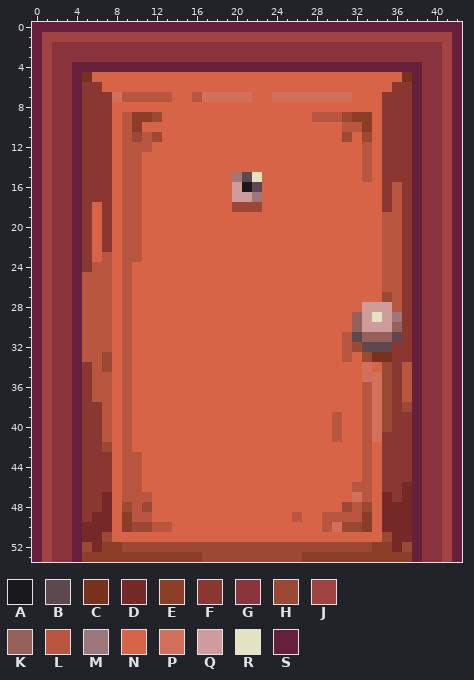
Pixel-art sprite -- assets/images/props/shared/door_ogmo.png. The picture above was drawn from the file before the commit.
The file is 43x54 pixels. Colours within 5 levels of each other are drawn and written as one.
Palette (. is transparent): A #1a181d  B #5d484e  C #77311c  D #752a27  E #8b3d28  F #893730  G #89333c  H #9b4935  J #a24343  K #98605b  L #b85640  M #9c787a  N #d76446  P #d3705a  Q #cf9c9c  R #e3e2c3  S #66203b
New version:
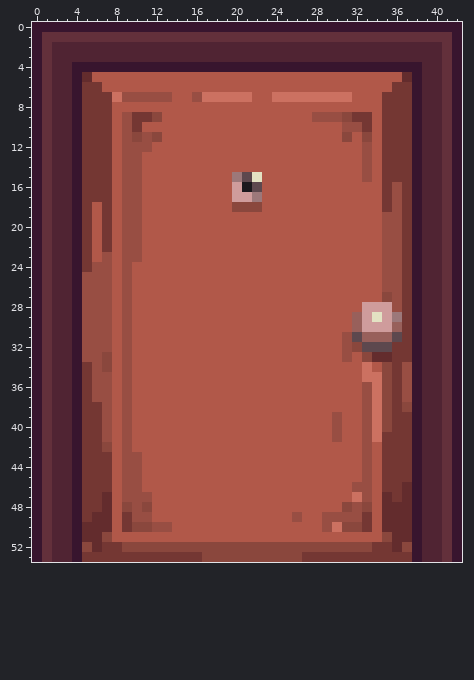
The exact change:
{"colour":"D","old":"#752a27","new":"#632c2d"}
{"colour":"F","old":"#893730","new":"#743733"}
{"colour":"G","old":"#89333c","new":"#502433"}
{"colour":"H","old":"#9b4935","new":"#8a473d"}
{"colour":"J","old":"#a24343","new":"#63303b"}
{"colour":"L","old":"#b85640","new":"#984e43"}
{"colour":"N","old":"#d76446","new":"#b15849"}
{"colour":"P","old":"#d3705a","new":"#cc7161"}
{"colour":"S","old":"#66203b","new":"#38152e"}
{"y":5,"x":5,"old":"C","new":"D"}
{"y":5,"x":37,"old":"C","new":"D"}
{"y":9,"x":10,"old":"EE","new":"FF"}
{"y":9,"x":32,"old":"EE","new":"FF"}
{"y":10,"x":10,"old":"E","new":"F"}
{"y":10,"x":33,"old":"E","new":"F"}
{"y":33,"x":34,"old":"CC","new":"DD"}
{"y":49,"x":9,"old":"E","new":"F"}
{"y":49,"x":33,"old":"E","new":"F"}
{"y":50,"x":9,"old":"E","new":"F"}
{"y":50,"x":33,"old":"E","new":"F"}
{"y":52,"x":7,"old":"EE","new":"FF"}
{"y":52,"x":34,"old":"EE","new":"FF"}
{"y":53,"x":5,"old":"EEEEEEEEEEEE","new":"FFFFFFFFFFFF"}
{"y":53,"x":27,"old":"EEEEEEEEEEE","new":"FFFFFFFFFFF"}
{"label":"changed","picture_box":[32,22,462,562]}
